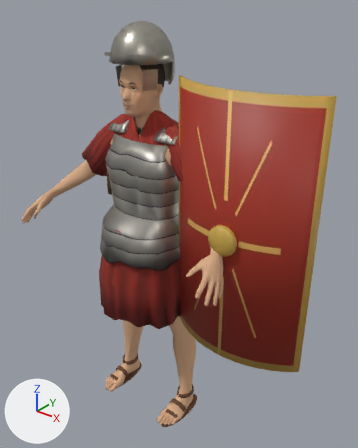
Renders of the glTF model modelos/personaje_legionario_juego.glb from each side of a commit.
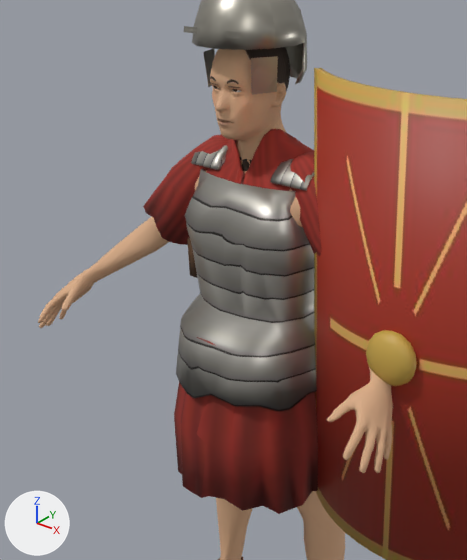
Old and new are each drawn whole from a camera (50 mm lens) standing at (1.344, -1.462, 1.93) and looking at (0.141, 0.042, 0.998) and again close up on the part from 0% to 74% of the width and 8% to 79% of the height. Every picture has the same lights, and +X, +Y and +Z are marked at lower left. The last two pictures show the newer version. Vertices at exactly the same position are counted once.

The older version as bpy lines, for what is in view:
```python
ob_hombrera_hierro = bpy.data.objects.new('hombrera_hierro', me_hombrera_hierro)
ob_hombrera_hierro.location = (0.0, 0.0, 0.0)
ob_hombrera_hierro_001 = bpy.data.objects.new('hombrera_hierro.001', me_hombrera_hierro_001)
ob_hombrera_hierro_001.location = (0.0, 0.0, 0.0)
ob_legionario_cabeza = bpy.data.objects.new('legionario_cabeza', me_legionario_cabeza)
ob_legionario_cabeza.location = (0.0, 0.0, 0.0)
ob_legionario_cuerpo = bpy.data.objects.new('legionario_cuerpo', me_legionario_cuerpo)
ob_legionario_cuerpo.location = (0.0, 0.0, 0.0)
ob_manga_008 = bpy.data.objects.new('manga.008', me_manga_008)
ob_manga_008.location = (0.0, 0.0, 0.0)
ob_manga_009 = bpy.data.objects.new('manga.009', me_manga_009)
ob_manga_009.location = (0.0, 0.0, 0.0)
# also in view: 'lorica' at (-0.001, 0.001, 1.109); 'galea' at (0.0, -0.003, 1.687); 'tunica.002' at (-0.002, 0.0, 1.024); 'scutum' at (0.484, -0.088, 1.104)
```
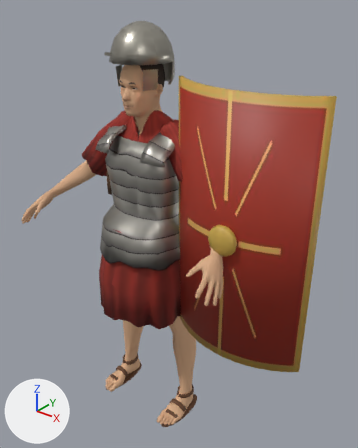
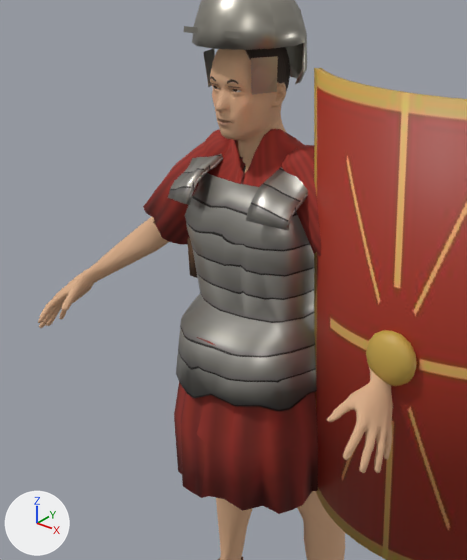
Edits to the bpy script that builds the scene:
```text
Change me_hombrera_hierro:
    used by ob_hombrera_hierro; location = (0.0, 0.0, 0.0)
    remove me_hombrera_hierro.from_pydata(...)  # 150 vertices, 296 faces; spans x 0.0805..0.187, y -0.0441..0.0576, z 1.3669..1.4254
    add me_hombrera_hierro.from_pydata(...)  # 150 vertices, 296 faces; spans x 0.0879..0.1917, y -0.1389..0.1526, z 1.2985..1.4225
    me_hombrera_hierro part 1: 150 of 150 vertices moved; they spanned x 0.0805..0.187, y -0.0441..0.0576, z 1.3669..1.4254 and now span x 0.0879..0.1917, y -0.1389..0.1526, z 1.2985..1.4225; mean shift (0.0064, 0.0003, -0.0302)
Change me_hombrera_hierro_001:
    used by ob_hombrera_hierro_001; location = (0.0, 0.0, 0.0)
    remove me_hombrera_hierro_001.from_pydata(...)  # 150 vertices, 296 faces; spans x -0.187..-0.0805, y -0.0441..0.0576, z 1.3669..1.4254
    add me_hombrera_hierro_001.from_pydata(...)  # 150 vertices, 296 faces; spans x -0.1917..-0.0879, y -0.1389..0.1526, z 1.2985..1.4225
    me_hombrera_hierro_001 part 2: 150 of 150 vertices moved; they spanned x -0.187..-0.0805, y -0.0441..0.0576, z 1.3669..1.4254 and now span x -0.1917..-0.0879, y -0.1389..0.1526, z 1.2985..1.4225; mean shift (-0.0064, 0.0003, -0.0302)
Change me_legionario_cuerpo:
    used by ob_legionario_cuerpo; location = (0.0, 0.0, 0.0)
    remove me_legionario_cuerpo.from_pydata(...)  # 2802 vertices, 5205 faces; spans x -0.544..0.544, y -0.312..0.143, z -0.001..1.497
    add me_legionario_cuerpo.from_pydata(...)  # 2499 vertices, 4704 faces; spans x -0.544..0.544, y -0.312..0.143, z -0.001..1.497
    me_legionario_cuerpo part 3: 15 vertices moved from x -0.512..0.355, y -0.227..0.07, z 0.973..1.469 to x -0.512..0.356, y -0.227..0.071, z 0.973..1.471; 598 vertices removed from x -0.531..0.54, y -0.3..0.134, z 0.413..1.492; 267 vertices added at x -0.539..0.54, y -0.3..0.132, z 0.392..1.492
    other edits to the shape of me_legionario_cuerpo do not show in these pictures
Change me_manga_008:
    used by ob_manga_008; location = (0.0, 0.0, 0.0)
    remove me_manga_008.from_pydata(...)  # 209 vertices, 414 faces; spans x 0.081..0.38, y -0.06..0.118, z 1.122..1.434
    add me_manga_008.from_pydata(...)  # 209 vertices, 414 faces; spans x 0.067..0.38, y -0.06..0.118, z 1.122..1.449
    me_manga_008 part 4: 17 vertices moved from x 0.092..0.296, y -0.039..0.118, z 1.192..1.429 to x 0.115..0.297, y -0.033..0.118, z 1.193..1.44; 116 vertices removed from x 0.081..0.367, y -0.06..0.112, z 1.126..1.434; 116 vertices added at x 0.067..0.363, y -0.06..0.112, z 1.125..1.449
    me_manga_008 part 5: 11 kept faces spanning x 0.104..0.268, y -0.047..0.117, z 1.236..1.422 get new texture (UV) coordinates
Change me_manga_009:
    used by ob_manga_009; location = (0.0, 0.0, 0.0)
    remove me_manga_009.from_pydata(...)  # 209 vertices, 414 faces; spans x -0.38..-0.081, y -0.058..0.12, z 1.122..1.434
    add me_manga_009.from_pydata(...)  # 209 vertices, 414 faces; spans x -0.38..-0.067, y -0.058..0.12, z 1.122..1.449
    me_manga_009 part 6: 15 vertices moved from x -0.364..-0.105, y -0.058..0.12, z 1.181..1.429 to x -0.375..-0.115, y -0.058..0.12, z 1.181..1.422; 121 vertices removed from x -0.377..-0.081, y -0.052..0.118, z 1.126..1.434; 121 vertices added at x -0.377..-0.067, y -0.052..0.11, z 1.125..1.449
    me_manga_009 part 7: 9 kept faces spanning x -0.375..-0.104, y -0.057..0.107, z 1.236..1.422 get new texture (UV) coordinates
```

Location of each change, (x1, y1, x2, y2) in pixels of the close-ups (467 x 560 px; the box of a moved part takes in the faces that stretch with it):
'manga.009', reshaped
    before: (143, 134, 230, 245)
    after: (143, 129, 246, 245)
'hombrera_hierro', reshaped
    before: (270, 159, 314, 191)
    after: (246, 167, 308, 230)
'manga.008', reshaped
    before: (290, 152, 322, 257)
    after: (281, 145, 322, 257)
'hombrera_hierro.001', reshaped
    before: (191, 145, 228, 170)
    after: (168, 154, 246, 205)
part 3 of me_legionario_cuerpo, reshaped
    both: (40, 121, 389, 514)
part 4 of me_manga_008, moved or reshaped
    before: (290, 152, 321, 257)
    after: (281, 145, 321, 257)
part 5 of me_manga_008, surface changed
    after: (288, 165, 311, 194)
part 6 of me_manga_009, moved or reshaped
    before: (143, 134, 230, 245)
    after: (143, 129, 246, 245)
part 7 of me_manga_009, surface changed
    before: (178, 166, 197, 197)
